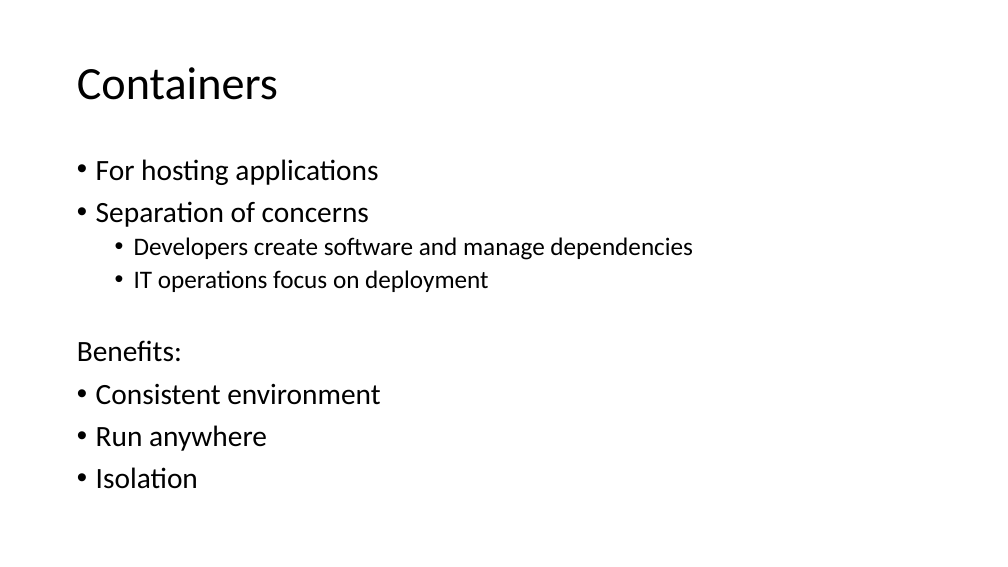
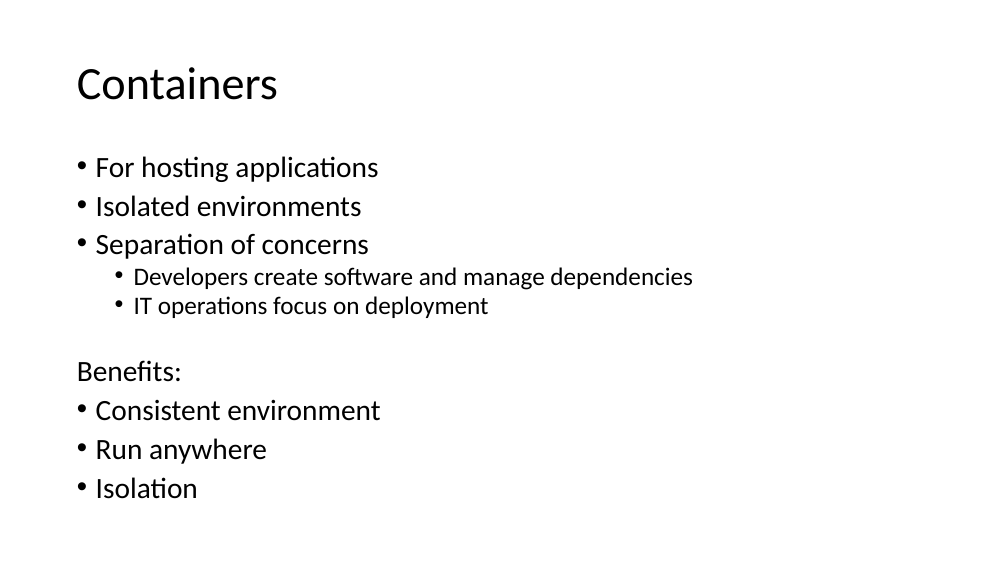
Before and after one commit to ERNICommunity/ESK-EPD-2018-Docker, a slide deck: slide 2 of src/_data/docker.pptx. Drawn at 1008x567 pixels with LibreOffice and Linux fonts; fonts in the diff are those of the drawing. Boxes give left, top, right and bottom in pixels: in the first picture for what was removed or moved away, otherwise in the second. Text is boxed around its words. In the diff, an @@ line names an element or a change of style, - is before the commit and + after.

```diff
--- a/src/_data/docker.pptx
+++ b/src/_data/docker.pptx
@@ text at [77, 156, 693, 499]: line spacing 0.9 to 0.8 @@
@@ text at [96, 195, 362, 217]: paragraph added @@
+• Isolated environments
```
Also in this commit, not shown: 3 other slides changed, 4 slides added, 1 other file.
